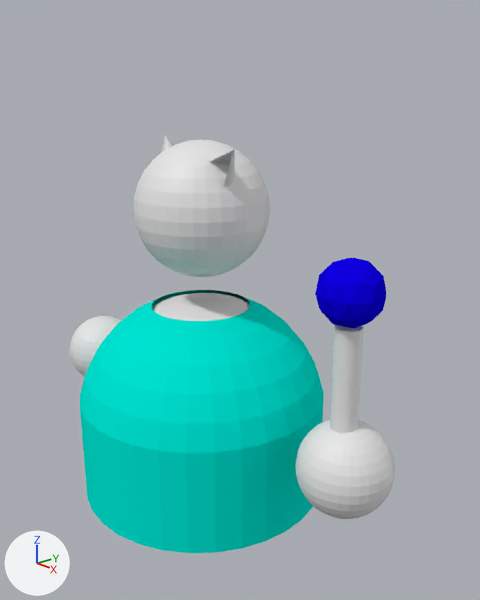
The Blender file Assets/Enemies/Blend Files/ElfMage.blend: old version first, new version second.
One viewpoint serves both versions: a camera (50 mm lens) standing at (4.52, -3.41, 3.91) and looking at (0.1, 0.49, 1.97). The lights are fixed; the arrows at lower left show +X, +Y and +Z.
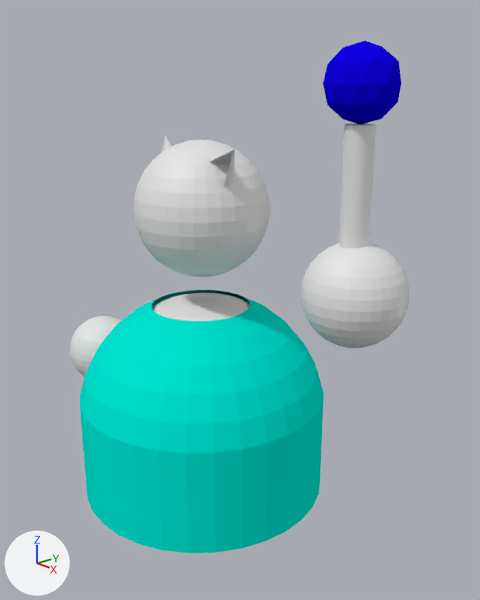
Boxes [x1, y1, x2, y2] around the edits, measured in the pictures (480 x 600 px):
```json
{"object": "Sphere.002", "change": "moved", "before": [295, 420, 395, 519], "after": [301, 243, 410, 348]}
{"object": "Icosphere", "change": "moved", "before": [315, 258, 386, 328], "after": [323, 41, 401, 125]}
{"object": "Cylinder", "change": "moved", "before": [330, 325, 364, 433], "after": [339, 124, 376, 249]}
```

The change, as JSON lines over the scene's bpy script:
```json
{"op": "set", "path": "ob_sphere_002.location", "old": "(1.65, 0.21, 1.04)", "new": "(1.65, 0.21, 2.46)"}
{"op": "set", "path": "ob_icosphere.location", "old": "(1.64, 0.18, 2.47)", "new": "(1.64, 0.18, 3.9)"}
{"op": "set", "path": "ob_cylinder.location", "old": "(1.64, 0.18, 1.57)", "new": "(1.64, 0.18, 2.99)"}
```
